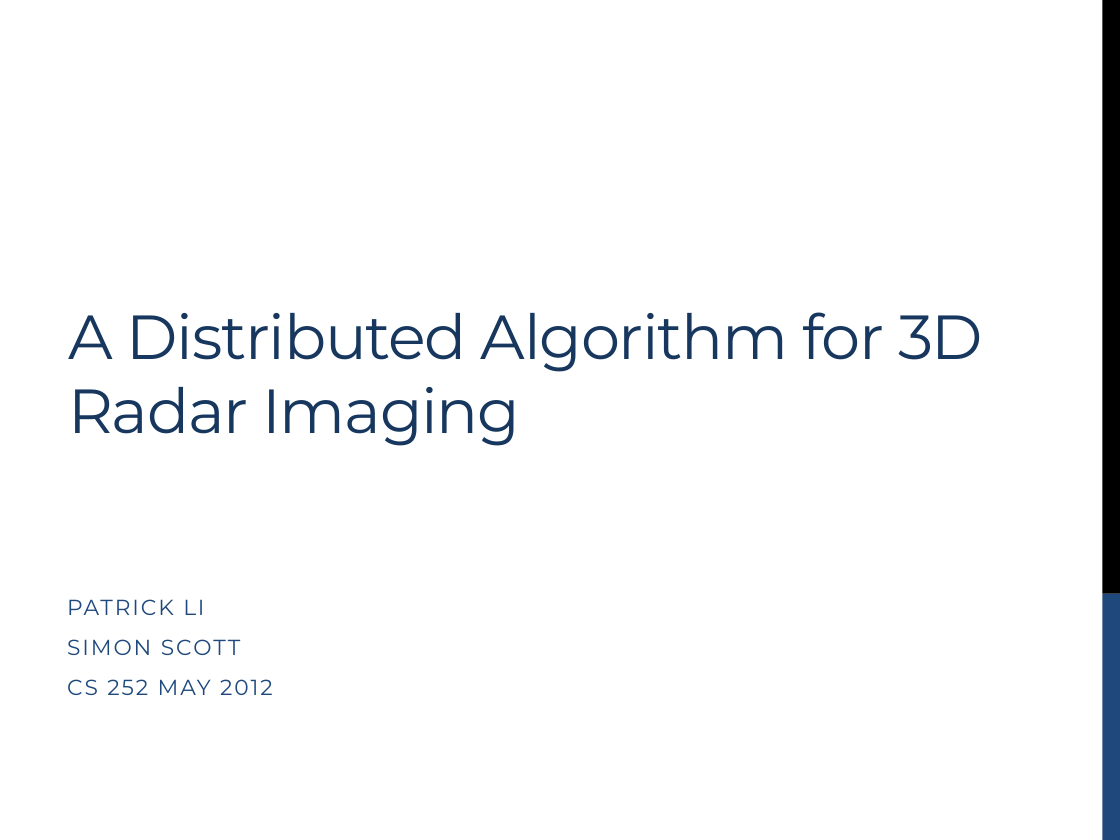
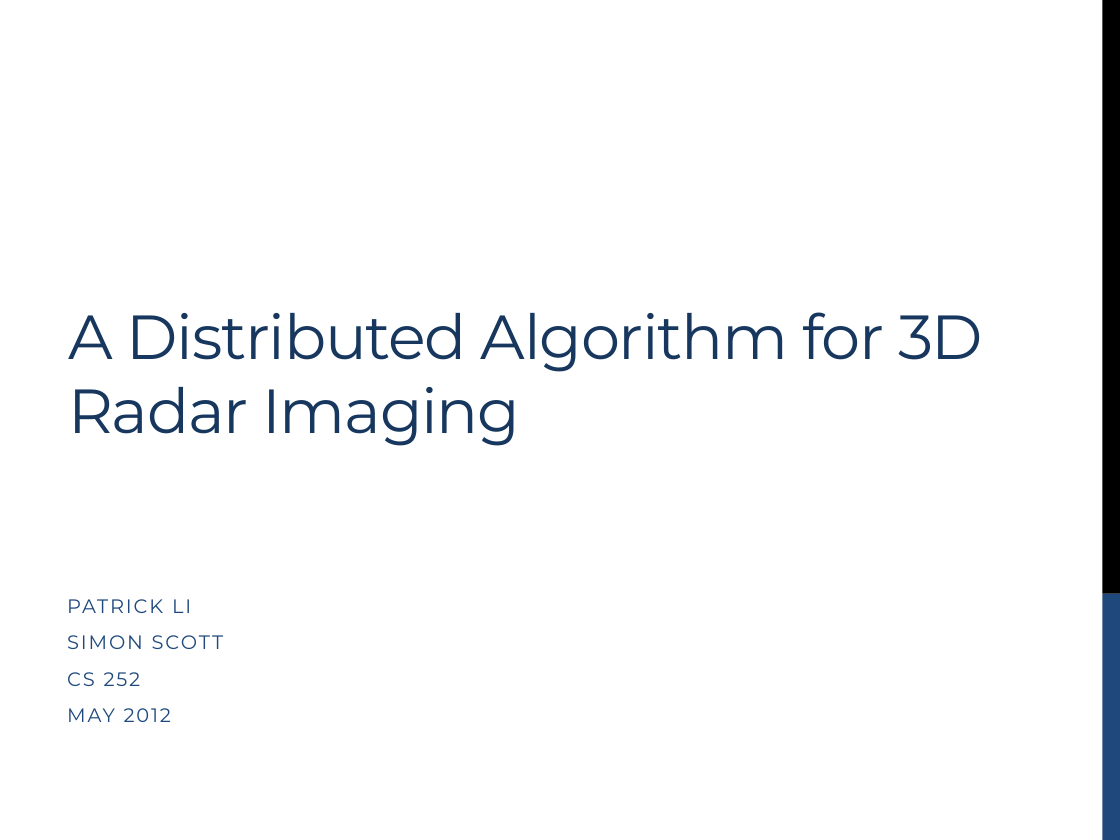
Before and after one commit to simonscott/ewallpaper_imaging, a slide deck: slide 1 of presentation/cs252_presentation_li_scott.pptx. Drawn at 1120x840 pixels with LibreOffice and Linux fonts; fonts in the diff are those of the drawing. Boxes give left, top, right and bottom in pixels: in the first picture for what was removed or moved away, otherwise in the second. Text is boxed around its words. In the diff, an @@ line names an element or a change of style, - is before the commit and + after.

```diff
--- a/presentation/cs252_presentation_li_scott.pptx
+++ b/presentation/cs252_presentation_li_scott.pptx
@@ subtitle at (67, 599, 191, 649): size 14 to 12.5 pt in "PATRICK LI", "SIMON SCOTT" @@
@@ subtitle at (67, 672, 171, 722): text changed; size 14 to 12.5 pt @@
-CS 252 MAY 2012
+CS 252
+MAY 2012
```
Also in this commit, not shown: 5 other slides changed, 17 slides added, 6 slides removed.
